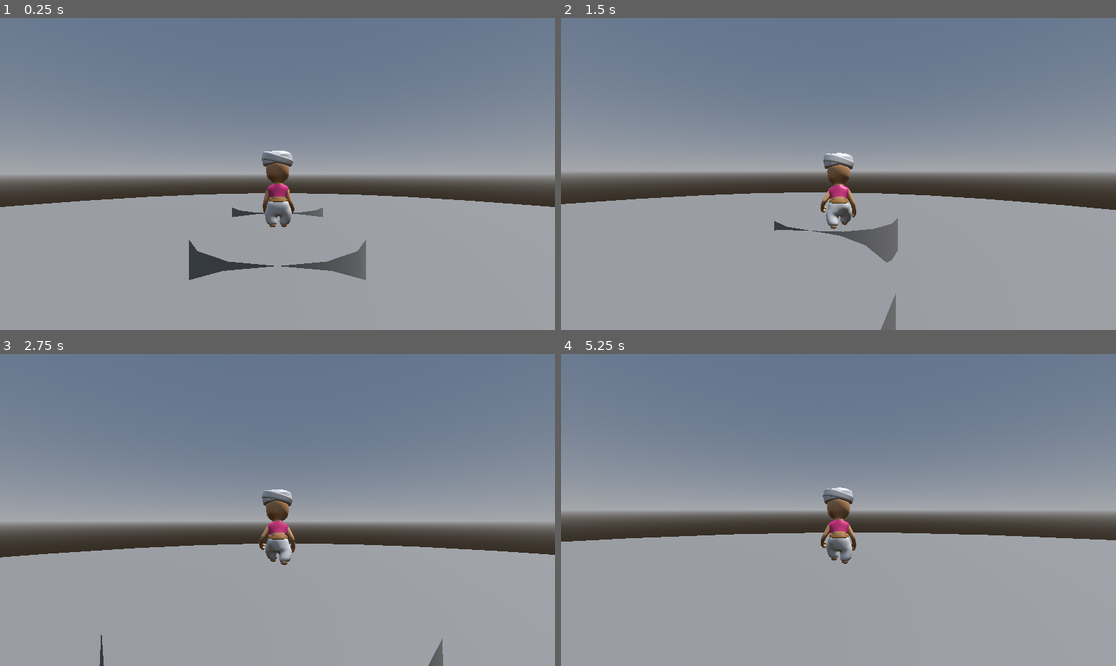
Above: before the commit, frames 1-4 (two rows, left to right).
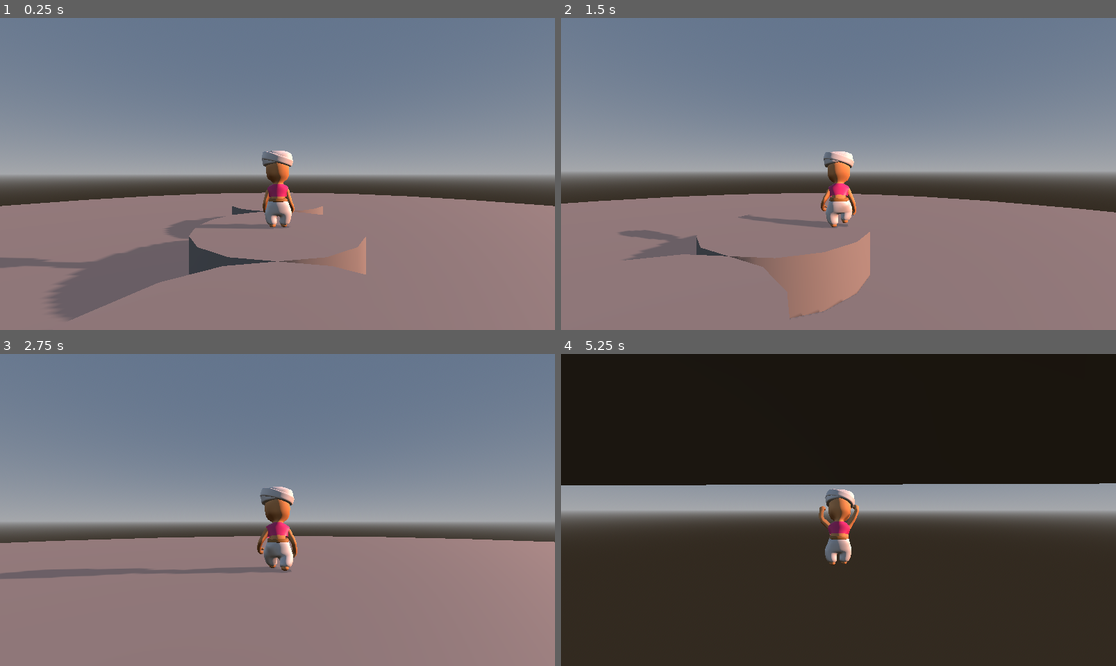
Above: after the commit, the same moments.

Repository: Cammymoop/GWProj
Game: Godot game, scene res://scenes/test_world.tscn
Two runs of this game, one before a commit and one after it. Both use one fixed random seed, a clock stepped at 60 frames per second and the inputs below.
Inputs (mouse positions are in pixels of both pictures, inside the frame that each line leads up to):
- Up to frame 1 (0.25 s): no input
- Up to frame 2 (1.5 s): move the mouse to (866, 174) at 0.52 s; hold W (forward) from 0.53 s (still down); click (866, 174) at 0.6 s; move the mouse to (810, 174) at 1.27 s; click (810, 174) at 1.35 s
- Up to frame 3 (2.75 s): keep holding W (forward); move the mouse to (288, 503) at 2.02 s; click (288, 503) at 2.1 s
- Up to frame 4 (5.25 s): keep holding W (forward); move the mouse to (832, 516) at 2.77 s; click (832, 516) at 2.85 s; move the mouse to (877, 513) at 3.52 s; click (877, 513) at 3.6 s; move the mouse to (794, 506) at 4.27 s; click (794, 506) at 4.35 s; move the mouse to (844, 510) at 5.02 s; click (844, 510) at 5.1 s

The runs differ from the first frame. In frame 1, 42% of the frame differs, in the area x 0-100%, y 42-100%; in frame 2, 43%; in frame 3, 41%; in frame 4, 84%, in the area x 0-100%, y 0-100%.

Commit message:
player upgrades

Diff:
--- /dev/null
+++ b/character/Material.002.tres
@@ -0,0 +1,14 @@
+[gd_resource type="StandardMaterial3D" format=3 uid="uid://dub8ekgagwbco"]
+
+[resource]
+resource_name = "Material.002"
+cull_mode = 2
+specular_mode = 2
+vertex_color_use_as_albedo = true
+albedo_color = Color(0.901961, 0.639216, 0.4, 1)
+roughness = 0.8
+emission_enabled = true
+subsurf_scatter_enabled = true
+subsurf_scatter_strength = 0.38
+subsurf_scatter_skin_mode = true
+backlight = Color(0.00392157, 0.156863, 0.717647, 1)
--- /dev/null
+++ b/character/Material.005.tres
@@ -0,0 +1,16 @@
+[gd_resource type="StandardMaterial3D" load_steps=2 format=3 uid="uid://cmgqqstamr701"]
+
+[ext_resource type="Texture2D" uid="uid://kdbv807yqb0a" path="res://character/ChibiCharacterWithAnimsV1_eyes.png" id="1_8ohuk"]
+
+[resource]
+resource_name = "Material.005"
+transparency = 2
+alpha_scissor_threshold = 0.5
+alpha_antialiasing_mode = 0
+cull_mode = 2
+vertex_color_use_as_albedo = true
+albedo_texture = ExtResource("1_8ohuk")
+roughness = 0.4
+emission_enabled = true
+texture_filter = 1
+texture_repeat = false
--- a/project.godot
+++ b/project.godot
@@ -86,3 +86,9 @@
 "events": [Object(InputEventJoypadMotion,"resource_local_to_scene":false,"resource_name":"","device":-1,"axis":2,"axis_value":1.0,"script":null)
 ]
 }
+
+[layer_names]
+
+3d_physics/layer_1="solid"
+3d_physics/layer_2="player"
+3d_physics/layer_5="camera"
--- a/scenes/PlayerModel.gd
+++ b/scenes/PlayerModel.gd
@@ -1,12 +1,4 @@
 extends Node3D
 
-
-# Called when the node enters the scene tree for the first time.
-func _ready():
-	pass # Replace with function body.
-
-
-# Called every frame. 'delta' is the elapsed time since the previous frame.
-func _process(delta):
-
-	pass
+var moving: = false
+var on_floor: = true
--- a/scenes/PlayerModel.tscn
+++ b/scenes/PlayerModel.tscn
@@ -12,25 +12,22 @@
 [sub_resource type="AnimationNodeAnimation" id="AnimationNodeAnimation_qjo7k"]
 animation = &"Jump"
 
-[sub_resource type="AnimationNodeAnimation" id="AnimationNodeAnimation_dq6ae"]
+[sub_resource type="AnimationNodeAnimation" id="AnimationNodeAnimation_4gkan"]
 animation = &"Walk"
+
+[sub_resource type="AnimationNodeTimeScale" id="AnimationNodeTimeScale_oveqf"]
+
+[sub_resource type="AnimationNodeBlendTree" id="AnimationNodeBlendTree_jwm77"]
+graph_offset = Vector2(-393.903, 0)
+nodes/Animation/node = SubResource("AnimationNodeAnimation_4gkan")
+nodes/Animation/position = Vector2(0, 220)
+nodes/TimeScale/node = SubResource("AnimationNodeTimeScale_oveqf")
+nodes/TimeScale/position = Vector2(440, 280)
+nodes/output/position = Vector2(980, 200)
+node_connections = [&"output", 0, &"TimeScale", &"TimeScale", 0, &"Animation"]
 
 [sub_resource type="AnimationNodeStateMachineTransition" id="AnimationNodeStateMachineTransition_08iqf"]
 advance_mode = 2
-
-[sub_resource type="AnimationNodeStateMachineTransition" id="AnimationNodeStateMachineTransition_lxlcw"]
-xfade_time = 0.1
-advance_mode = 2
-advance_condition = &"walk"
-
-[sub_resource type="AnimationNodeStateMachineTransition" id="AnimationNodeStateMachineTransition_g8yhd"]
-xfade_time = 0.1
-advance_mode = 2
-advance_condition = &"idle"
-
-[sub_resource type="AnimationNodeStateMachineTransition" id="AnimationNodeStateMachineTransition_jdsds"]
-advance_mode = 2
-advance_condition = &"jump"
 
 [sub_resource type="AnimationNodeStateMachineTransition" id="AnimationNodeStateMachineTransition_dkyha"]
 xfade_time = 0.25
@@ -40,11 +37,26 @@
 [sub_resource type="AnimationNodeStateMachineTransition" id="AnimationNodeStateMachineTransition_xn0dv"]
 xfade_time = 0.2
 advance_mode = 2
-advance_condition = &"land"
+advance_expression = "on_floor"
 
 [sub_resource type="AnimationNodeStateMachineTransition" id="AnimationNodeStateMachineTransition_ap3ef"]
 advance_mode = 2
 advance_condition = &"jump"
+
+[sub_resource type="AnimationNodeStateMachineTransition" id="AnimationNodeStateMachineTransition_kos4t"]
+xfade_time = 0.1
+advance_mode = 2
+advance_expression = "moving"
+
+[sub_resource type="AnimationNodeStateMachineTransition" id="AnimationNodeStateMachineTransition_die7u"]
+xfade_time = 0.1
+advance_mode = 2
+advance_expression = "not moving"
+
+[sub_resource type="AnimationNodeStateMachineTransition" id="AnimationNodeStateMachineTransition_68xka"]
+xfade_time = 0.15
+advance_mode = 2
+advance_expression = "not on_floor"
 
 [sub_resource type="AnimationNodeStateMachine" id="AnimationNodeStateMachine_4xn5a"]
 states/Fall/node = SubResource("AnimationNodeAnimation_aaba1")
@@ -52,53 +64,55 @@
 states/Idle/node = SubResource("AnimationNodeAnimation_asl4l")
 states/Idle/position = Vector2(415, 180)
 states/Jump/node = SubResource("AnimationNodeAnimation_qjo7k")
-states/Jump/position = Vector2(598, 92)
+states/Jump/position = Vector2(661, 42)
 states/Start/position = Vector2(278, 180)
-states/Walk/node = SubResource("AnimationNodeAnimation_dq6ae")
-states/Walk/position = Vector2(415, 92)
-transitions = ["Start", "Idle", SubResource("AnimationNodeStateMachineTransition_08iqf"), "Idle", "Walk", SubResource("AnimationNodeStateMachineTransition_lxlcw"), "Walk", "Idle", SubResource("AnimationNodeStateMachineTransition_g8yhd"), "Walk", "Jump", SubResource("AnimationNodeStateMachineTransition_jdsds"), "Jump", "Fall", SubResource("AnimationNodeStateMachineTransition_dkyha"), "Fall", "Idle", SubResource("AnimationNodeStateMachineTransition_xn0dv"), "Idle", "Jump", SubResource("AnimationNodeStateMachineTransition_ap3ef")]
+"states/Walk 2/node" = SubResource("AnimationNodeBlendTree_jwm77")
+"states/Walk 2/position" = Vector2(363, 47)
+transitions = ["Start", "Idle", SubResource("AnimationNodeStateMachineTransition_08iqf"), "Jump", "Fall", SubResource("AnimationNodeStateMachineTransition_dkyha"), "Fall", "Idle", SubResource("AnimationNodeStateMachineTransition_xn0dv"), "Idle", "Jump", SubResource("AnimationNodeStateMachineTransition_ap3ef"), "Idle", "Walk 2", SubResource("AnimationNodeStateMachineTransition_kos4t"), "Walk 2", "Idle", SubResource("AnimationNodeStateMachineTransition_die7u"), "Walk 2", "Fall", SubResource("AnimationNodeStateMachineTransition_68xka")]
 
-[sub_resource type="AnimationNodeStateMachinePlayback" id="AnimationNodeStateMachinePlayback_soh0w"]
+[sub_resource type="AnimationNodeStateMachinePlayback" id="AnimationNodeStateMachinePlayback_gtt20"]
 
 [node name="ChibiCharacterWithAnimsV17" instance=ExtResource("1_4m5fm")]
 script = ExtResource("2_5cb6y")
 
 [node name="Skeleton3D" parent="MainBody" index="0"]
-bones/0/position = Vector3(7.83307e-09, -0.0309267, 1.78025e-09)
-bones/1/rotation = Quaternion(-0.045973, 0.0389841, -0.00810978, 0.998149)
-bones/3/rotation = Quaternion(-0.105944, -0.0618014, 0.000921284, 0.992449)
-bones/5/rotation = Quaternion(-0.0148846, 0.0397575, -0.492855, 0.869075)
-bones/6/rotation = Quaternion(0.566811, -4.28082e-09, 1.49665e-05, 0.823848)
-bones/7/rotation = Quaternion(-0.0489622, -0.265092, -0.129238, 0.954268)
+bones/0/position = Vector3(-0.0167354, 0.0239394, -0.0715301)
+bones/1/rotation = Quaternion(-0.146178, 0.0461433, -0.0181312, 0.988015)
+bones/3/rotation = Quaternion(-0.0509658, 0.000682442, -1.11141e-05, 0.9987)
+bones/5/rotation = Quaternion(0.0388881, 0.162696, -0.555462, 0.814543)
+bones/6/rotation = Quaternion(0.477596, -7.47815e-09, 1.26067e-05, 0.87858)
+bones/7/rotation = Quaternion(0.0305136, -0.231807, -0.0350764, 0.97165)
 bones/9/rotation = Quaternion(-0.010823, -0.00400777, -0.343166, 0.939204)
 bones/10/rotation = Quaternion(0.534513, 0.373297, -0.434141, 0.621665)
-bones/13/rotation = Quaternion(-0.0257911, -0.0817164, 0.515372, 0.852672)
-bones/14/rotation = Quaternion(0.507886, 7.44728e-09, -1.3382e-05, 0.861424)
-bones/15/rotation = Quaternion(0.0346188, -0.0883794, 0.049255, 0.994266)
+bones/13/rotation = Quaternion(-0.110582, 0.0695444, 0.59178, 0.795445)
+bones/14/rotation = Quaternion(0.426856, 4.83846e-09, -1.12442e-05, 0.90432)
+bones/15/rotation = Quaternion(0.0933815, -0.261462, 0.184051, 0.942891)
 bones/16/rotation = Quaternion(-0.0185842, 0.00439065, 0.229891, 0.973029)
 bones/17/rotation = Quaternion(-0.0111942, 0.00280838, 0.239111, 0.970924)
 bones/18/rotation = Quaternion(0.498726, -0.419912, 0.488358, 0.580045)
 bones/19/rotation = Quaternion(-0.000896654, 0.000629042, 0.574253, 0.818677)
-bones/20/rotation = Quaternion(0.979565, 0.0151608, -0.0209536, 0.199458)
-bones/21/rotation = Quaternion(0.260223, 1.15106e-07, 2.74584e-08, 0.965548)
-bones/22/rotation = Quaternion(-0.718752, 0.0116808, 0.0230795, 0.694785)
-bones/23/rotation = Quaternion(0.877974, -0.0343992, 0.0260316, 0.476761)
-bones/24/rotation = Quaternion(0.327841, 1.12983e-07, 3.3375e-08, 0.944733)
-bones/25/rotation = Quaternion(-0.544599, -0.0103917, -0.0418491, 0.837587)
-bones/27/position = Vector3(1.62785, -0.313141, 0.521286)
-bones/27/rotation = Quaternion(0.0446064, 0.328006, 0.943478, 0.0164982)
-bones/29/position = Vector3(-1.52828, -0.449541, 0.555052)
-bones/29/rotation = Quaternion(0.319974, 0.283007, 0.897192, 0.112122)
-bones/30/position = Vector3(-0.544536, -1.83295, -0.37349)
-bones/31/position = Vector3(0.457528, -1.73228, 0.580949)
-bones/34/position = Vector3(-0.0948851, 1.69033, 3.62756)
+bones/20/rotation = Quaternion(0.946222, -0.00983103, -0.123879, 0.2987)
+bones/21/rotation = Quaternion(0.149119, 1.18206e-07, 1.69981e-08, 0.988819)
+bones/22/rotation = Quaternion(-0.546987, 0.108387, 0.060784, 0.827866)
+bones/23/rotation = Quaternion(0.966729, -0.022986, -0.0382392, 0.251883)
+bones/24/rotation = Quaternion(0.217647, 1.14866e-07, 2.44913e-08, 0.976028)
+bones/25/rotation = Quaternion(-0.647, 0.0446064, -0.000922046, 0.761183)
+bones/27/position = Vector3(1.27192, -0.48894, 0.371878)
+bones/27/rotation = Quaternion(0.0356475, 0.351667, 0.934996, 0.0290135)
+bones/28/position = Vector3(-0.575139, 1.40877, -1.29288)
+bones/29/position = Vector3(-1.46191, -0.44519, 0.637587)
+bones/29/rotation = Quaternion(0.327944, 0.354136, 0.871569, 0.0860677)
+bones/30/position = Vector3(-0.569045, -1.85403, 0.114682)
+bones/31/position = Vector3(0.506058, -1.83534, -0.178216)
+bones/32/position = Vector3(-0.871492, -1.06071, -1.07591)
+bones/33/position = Vector3(0.46074, -0.995383, -1.10001)
+bones/34/position = Vector3(0.382194, 2.02218, 3.95584)
 
 [node name="AnimationTree" type="AnimationTree" parent="." index="2"]
 tree_root = SubResource("AnimationNodeStateMachine_4xn5a")
 anim_player = NodePath("../AnimationPlayer")
+advance_expression_base_node = NodePath("..")
 active = true
-parameters/playback = SubResource("AnimationNodeStateMachinePlayback_soh0w")
-parameters/conditions/idle = false
+parameters/playback = SubResource("AnimationNodeStateMachinePlayback_gtt20")
 parameters/conditions/jump = false
-parameters/conditions/land = false
-parameters/conditions/walk = false
+"parameters/Walk 2/TimeScale/scale" = 1.7
--- a/scenes/player.tscn
+++ b/scenes/player.tscn
@@ -1,13 +1,18 @@
-[gd_scene load_steps=5 format=3 uid="uid://d3m7edhlthejf"]
+[gd_scene load_steps=6 format=3 uid="uid://d3m7edhlthejf"]
 
 [ext_resource type="Script" path="res://src/Player.gd" id="1_bnkpy"]
-[ext_resource type="PackedScene" uid="uid://b8f6lj3y6dvtm" path="res://scenes/PlayerModel.tscn" id="2_yaahn"]
+[ext_resource type="PackedScene" uid="uid://cxtoq7wxlwf1t" path="res://scenes/PlayerModel.tscn" id="2_yaahn"]
 
 [sub_resource type="CapsuleShape3D" id="CapsuleShape3D_lwymd"]
+height = 1.84876
 
 [sub_resource type="CapsuleMesh" id="CapsuleMesh_srbr1"]
 
+[sub_resource type="SphereShape3D" id="SphereShape3D_atitj"]
+radius = 0.454462
+
 [node name="Player" type="RigidBody3D"]
+collision_layer = 2
 max_contacts_reported = 3
 contact_monitor = true
 can_sleep = false
@@ -37,6 +42,13 @@
 transform = Transform3D(1, 0, 0, 0, 1, 0, 0, 0, 1, 0, 0.368549, 0)
 
 [node name="SpringArm3D" type="SpringArm3D" parent="Node/Center/CameraFocus"]
+collision_mask = 16
 spring_length = 5.0
 
 [node name="Camera3D" type="Camera3D" parent="Node/Center/CameraFocus/SpringArm3D"]
+
+[node name="FloorDetector" type="Area3D" parent="."]
+
+[node name="CollisionShape3D" type="CollisionShape3D" parent="FloorDetector"]
+transform = Transform3D(1, 0, 0, 0, 1, 0, 0, 0, 1, 0, -0.502985, 0)
+shape = SubResource("SphereShape3D_atitj")
--- a/scenes/test_world.tscn
+++ b/scenes/test_world.tscn
@@ -35,18 +35,24 @@
 [node name="TestWorld" type="Node3D"]
 
 [node name="Player" parent="." instance=ExtResource("1_atiev")]
+transform = Transform3D(1, 0, 0, 0, 1, 0, 0, 0, 1, 0, 0.0579022, 0)
 
 [node name="WorldEnvironment" type="WorldEnvironment" parent="."]
 environment = SubResource("Environment_3x11q")
 
 [node name="DirectionalLight3D" type="DirectionalLight3D" parent="."]
-transform = Transform3D(0.0739345, -0.93138, 0.356461, 0, 0.357439, 0.933937, -0.997263, -0.0690501, 0.0264271, 2.18766, 0, 0)
+transform = Transform3D(0.0459738, -0.299217, 0.953077, -0.0579027, 0.951684, 0.301572, -0.997263, -0.0690501, 0.0264271, 2.18766, 0, 0)
+light_color = Color(1, 0.635294, 0.505882, 1)
+shadow_enabled = true
+shadow_opacity = 0.68
+shadow_blur = 1.381
 
 [node name="MeshInstance3D" type="MeshInstance3D" parent="."]
 transform = Transform3D(1, 0, 0, 0, 1, 0, 0, 0, 1, 0, -1.36648, 0)
 mesh = SubResource("CylinderMesh_yjdxf")
 
 [node name="StaticBody3D" type="StaticBody3D" parent="MeshInstance3D"]
+collision_layer = 17
 
 [node name="CollisionShape3D" type="CollisionShape3D" parent="MeshInstance3D/StaticBody3D"]
 shape = SubResource("ConcavePolygonShape3D_atj22")
@@ -56,6 +62,7 @@
 mesh = SubResource("CylinderMesh_yjdxf")
 
 [node name="StaticBody3D" type="StaticBody3D" parent="MeshInstance3D2"]
+collision_layer = 17
 
 [node name="CollisionShape3D" type="CollisionShape3D" parent="MeshInstance3D2/StaticBody3D"]
 shape = SubResource("ConcavePolygonShape3D_shj5w")
@@ -65,6 +72,7 @@
 mesh = SubResource("CylinderMesh_yjdxf")
 
 [node name="StaticBody3D" type="StaticBody3D" parent="MeshInstance3D3"]
+collision_layer = 17
 
 [node name="CollisionShape3D" type="CollisionShape3D" parent="MeshInstance3D3/StaticBody3D"]
 shape = SubResource("ConcavePolygonShape3D_16mfg")
@@ -74,6 +82,7 @@
 mesh = SubResource("CylinderMesh_yjdxf")
 
 [node name="StaticBody3D" type="StaticBody3D" parent="MeshInstance3D4"]
+collision_layer = 17
 
 [node name="CollisionShape3D" type="CollisionShape3D" parent="MeshInstance3D4/StaticBody3D"]
 shape = SubResource("ConcavePolygonShape3D_16mfg")
@@ -83,6 +92,7 @@
 mesh = SubResource("CylinderMesh_ldtxf")
 
 [node name="StaticBody3D" type="StaticBody3D" parent="MeshInstance3D5"]
+collision_layer = 17
 
 [node name="CollisionShape3D" type="CollisionShape3D" parent="MeshInstance3D5/StaticBody3D"]
 shape = SubResource("ConcavePolygonShape3D_16mfg")
--- a/src/Player.gd
+++ b/src/Player.gd
@@ -5,12 +5,13 @@
 @onready var seed_root = find_child("Seed")
 
 var mouse_sensitivity = 0.5
-
 var controller_look_sensitivity = 12
 
-@export var movement_force: = .4
+var floored: = false
 
-@export var vel_limit = 2.8
+@export var movement_force: = .6
+
+@export var vel_limit = 5.0
 
 func _ready():
 	Input.set_mouse_mode(Input.MOUSE_MODE_CAPTURED)
@@ -22,8 +23,6 @@
 		Input.set_mouse_mode(Input.MOUSE_MODE_VISIBLE)
 	if Input.is_action_just_pressed("Restart"):
 		get_tree().reload_current_scene()
-
-
 
 	var controller_h_look = Input.get_axis("controller_look_left", "controller_look_right")
 	var controller_v_look = Input.get_axis("controller_look_up", "controller_look_down")
@@ -42,8 +41,11 @@
 	arm.rotation.x = clamp(arm.rotation.x, -1.2, 1.2)
 
 
+func _physics_process(_delta):
+	floored = len($FloorDetector.get_overlapping_bodies()) > 0
+	$ChibiCharacterWithAnimsV17.on_floor = floored
+
 func _integrate_forces(state: PhysicsDirectBodyState3D):
-#func _physics_process(delta):
 	var forward_vec = -camera_pivot.transform.basis.z
 	var left_vec = -camera_pivot.transform.basis.x
 
@@ -61,6 +63,9 @@
 			effective_force = 0
 		if current_vel < 0:
 			effective_force *= 2
+
+		if not floored:
+			effective_force *= 0.4
 		state.linear_velocity += forward_vec * fb * effective_force
 		move_vec += forward_vec * fb
 
@@ -75,14 +80,20 @@
 			effective_force = 0
 		if current_vel < 0:
 			effective_force *= 2
+
+		if not floored:
+			effective_force *= 0.4
 		state.linear_velocity += left_vec * lr * effective_force
 		move_vec += left_vec * lr
 
 	# need to add drag for if the player is not inputting movement
 	if abs(fb) < 0.1 and abs(lr) < 0.1:
-		state.linear_velocity = state.linear_velocity.lerp(Vector3.ZERO, 0.1)
+		var lv: = state.linear_velocity
+		state.linear_velocity = lv.lerp(Vector3(0, lv.y, 0), 0.1)
 
-
-	global_rotation.y = camera_pivot.rotation.y
-	$ChibiCharacterWithAnimsV17/AnimationTree.set("parameters/conditions/walk", move_vec != Vector3.ZERO)
-	$ChibiCharacterWithAnimsV17/AnimationTree.set("parameters/conditions/idle", move_vec == Vector3.ZERO)
+	if move_vec:
+		var rotated = global_transform.looking_at(global_position + move_vec).orthonormalized().basis
+		state.transform.basis = global_transform.basis.slerp(rotated, 0.2)
+	#$ChibiCharacterWithAnimsV17/AnimationTree.set("parameters/conditions/walk", move_vec != Vector3.ZERO)
+	#$ChibiCharacterWithAnimsV17/AnimationTree.set("parameters/conditions/idle", move_vec == Vector3.ZERO)
+	$ChibiCharacterWithAnimsV17.moving = true if move_vec else false
Not shown, changed: character/ChibiCharacterWithAnimsV1.7.glb.import
Not shown: 1 places in scenes/PlayerModel.tscn that only renumber resources
